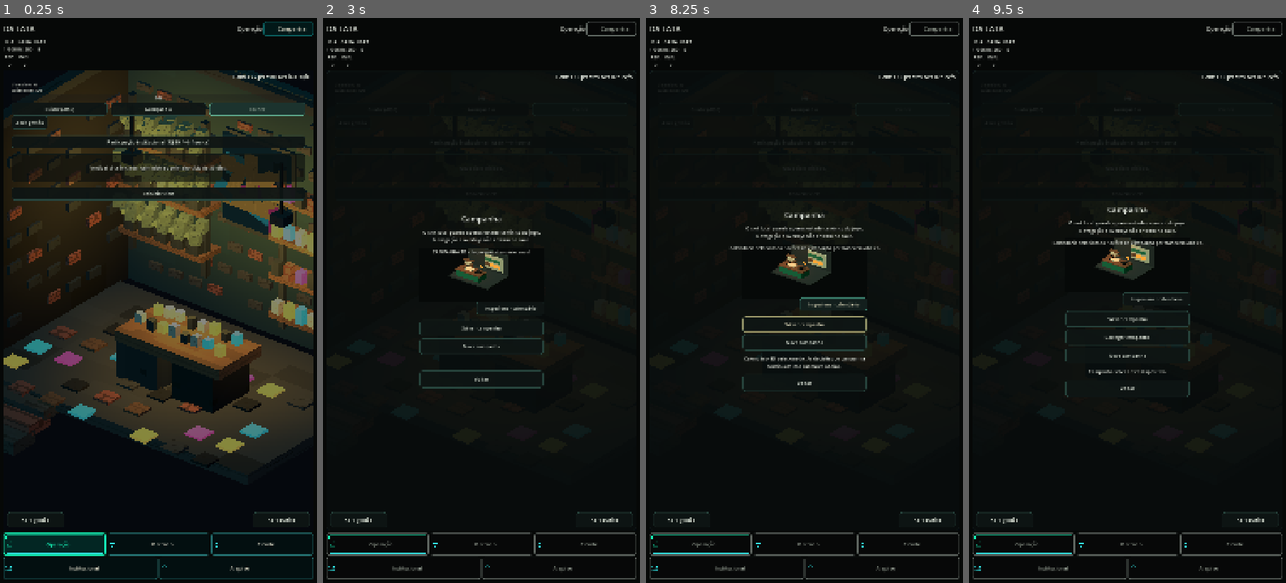
Above: before the commit, frames 1-4 (left to right).
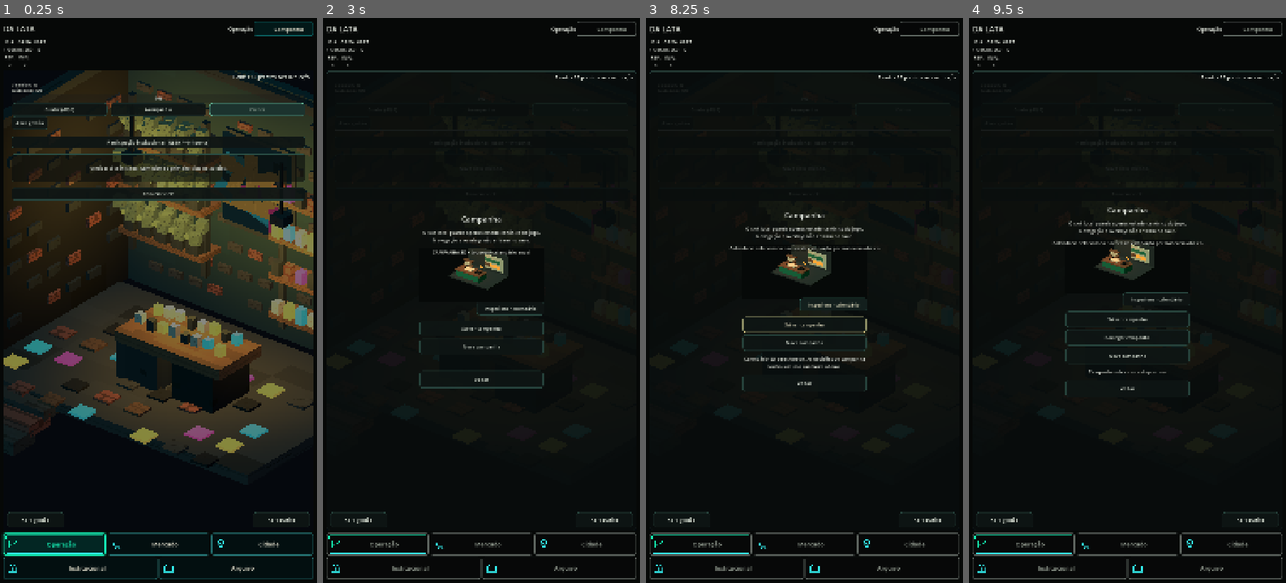
Above: after the commit, the same moments.

Repository: az1nn/growing-rio
Game: Godot game, scene res://scenes/shell/game_shell.tscn
The game is run twice, just before and just after one commit, with the same random seed, the same clock (stepped at 60 frames per second) and the same inputs.
Inputs:
- Up to frame 1 (0.25 s): no input
- Up to frame 2 (3 s): click "Reiniciar ciclo" at 0.5 s; click "Reiniciar ciclo" at 1.25 s; click "Reiniciar ciclo" at 2 s; click "Campanha" at 2.75 s
- Up to frame 3 (8.25 s): click "Abrir gestão" at 3.5 s; click "Abrir cultivo" at 4.25 s; click "Cuidar (-R$5)" at 5 s; click "Avançar dia" at 5.75 s; click "Abrir gestão" at 6.5 s; click "Participação institucional (-…" at 7.25 s; click "Inspecionar calendário" at 8 s
- Up to frame 4 (9.5 s): click "Salvar campanha" at 8.75 s

The runs differ from the first frame. In frame 1, 2.1% of the frame differs, in the area x 1-99%, y 0-99%; in frame 2, 1.8%; in frame 3, 2.3%; in frame 4, 2.1%.

Commit message:
fix(ui): polish approved Market icons and control scale

Diff:
--- a/scenes/ui/v1/dalata_button.gd
+++ b/scenes/ui/v1/dalata_button.gd
@@ -126,7 +126,7 @@
     add_theme_color_override("font_disabled_color", Tokens.TEXT_MUTED)
     add_theme_font_size_override(
         "font_size",
-        20 if role == Role.PRIMARY else 18
+        22 if role == Role.PRIMARY else (24 if role == Role.UTILITY else 19)
     )
 
 func _apply_navigation_theme() -> void:
@@ -180,7 +180,7 @@
     add_theme_color_override("font_pressed_color", text_color)
     add_theme_color_override("font_focus_color", text_color)
     add_theme_color_override("font_disabled_color", Tokens.TEXT_MUTED)
-    add_theme_font_size_override("font_size", 17)
+    add_theme_font_size_override("font_size", 21)
 
 func _nav_style(background: Color, border: Color, selected: bool, pressed: bool) -> StyleBoxFlat:
     var style := StyleBoxFlat.new()
@@ -194,13 +194,13 @@
     style.corner_radius_top_right = 7
     style.corner_radius_bottom_left = 7
     style.corner_radius_bottom_right = 7
-    style.content_margin_left = 32.0 + (1.0 if pressed else 0.0)
+    style.content_margin_left = 54.0 + (1.0 if pressed else 0.0)
     style.content_margin_right = 9.0
     style.content_margin_top = 9.0 + (1.0 if pressed else 0.0)
     style.content_margin_bottom = 9.0
     if selected:
         style.shadow_color = Color(Tokens.NEON_MINT, 0.30)
-        style.shadow_size = 4
+        style.shadow_size = 6
     return style
 
 func _style(
@@ -223,6 +223,9 @@
         Role.SECONDARY:
             bottom += 2
         Role.UTILITY:
+            left += 1
+            top += 1
+            right += 1
             bottom += 2
         Role.DANGER_RISK:
             left += 4
@@ -242,8 +245,8 @@
     style.corner_radius_top_right = Tokens.CORNER_RADIUS
     style.corner_radius_bottom_left = Tokens.CORNER_RADIUS
     style.corner_radius_bottom_right = Tokens.CORNER_RADIUS
-    style.content_margin_left = 48.0 + (2.0 if pressed else 0.0)
-    style.content_margin_right = 28.0
+    style.content_margin_left = 68.0 + (2.0 if pressed else 0.0)
+    style.content_margin_right = 34.0
     style.content_margin_top = 12.0 + (2.0 if pressed else 0.0)
     style.content_margin_bottom = 12.0
     if role == Role.UTILITY:
@@ -274,19 +277,31 @@
         return
 
     var accent := Tokens.NEON_MINT
+    var cyan := Tokens.CYAN_SYSTEM
     var mid_y := size.y * 0.5
-    var left_x := 18.0
+    var left_x := 26.0
+    var icon_scale := clampf(size.y / 58.0, 0.95, 1.45)
+
     if String(semantic_action_id).contains("contracts"):
-        draw_rect(Rect2(left_x, mid_y - 11.0, 18.0, 22.0), Color.TRANSPARENT, false, 2.0)
-        draw_line(Vector2(left_x + 4.0, mid_y - 4.0), Vector2(left_x + 14.0, mid_y - 4.0), accent, 2.0, true)
-        draw_line(Vector2(left_x + 4.0, mid_y + 2.0), Vector2(left_x + 14.0, mid_y + 2.0), accent, 2.0, true)
-        draw_line(Vector2(left_x + 4.0, mid_y + 8.0), Vector2(left_x + 11.0, mid_y + 8.0), accent, 2.0, true)
+        var w := 22.0 * icon_scale
+        var h := 27.0 * icon_scale
+        var rect := Rect2(left_x, mid_y - h * 0.5, w, h)
+        draw_rect(rect, accent, false, 2.4, true)
+        draw_line(rect.position + Vector2(5, 8) * icon_scale, rect.position + Vector2(17, 8) * icon_scale, accent, 2.2, true)
+        draw_line(rect.position + Vector2(5, 14) * icon_scale, rect.position + Vector2(17, 14) * icon_scale, accent, 2.2, true)
+        draw_line(rect.position + Vector2(5, 20) * icon_scale, rect.position + Vector2(14, 20) * icon_scale, accent, 2.2, true)
     elif String(semantic_action_id).contains("buyers"):
-        draw_circle(Vector2(left_x + 8.0, mid_y - 6.0), 4.0, accent)
-        draw_circle(Vector2(left_x + 19.0, mid_y - 4.0), 3.0, accent)
-        draw_arc(Vector2(left_x + 9.0, mid_y + 8.0), 9.0, PI, TAU, 20, accent, 3.0, true)
-        draw_arc(Vector2(left_x + 20.0, mid_y + 8.0), 6.0, PI, TAU, 16, accent, 2.0, true)
-
-    var x := size.x - 14.0
-    draw_line(Vector2(x - 5.0, mid_y - 6.0), Vector2(x, mid_y), accent, 2.0, true)
-    draw_line(Vector2(x, mid_y), Vector2(x - 5.0, mid_y + 6.0), accent, 2.0, true)
+        var c1 := Vector2(left_x + 9.0 * icon_scale, mid_y - 7.0 * icon_scale)
+        var c2 := Vector2(left_x + 23.0 * icon_scale, mid_y - 4.0 * icon_scale)
+        draw_circle(c1, 5.2 * icon_scale, accent, true, -1.0, true)
+        draw_circle(c2, 4.1 * icon_scale, accent, true, -1.0, true)
+        draw_arc(Vector2(left_x + 10.0 * icon_scale, mid_y + 10.0 * icon_scale), 11.0 * icon_scale, PI, TAU, 24, accent, 3.2, true)
+        draw_arc(Vector2(left_x + 24.0 * icon_scale, mid_y + 10.0 * icon_scale), 8.0 * icon_scale, PI, TAU, 20, accent, 2.8, true)
+
+    # restrained inner neon rail: enough depth to match the approved art without becoming a panel.
+    draw_line(Vector2(8.0, 7.0), Vector2(size.x - 8.0, 7.0), Color(cyan, 0.34), 1.2, true)
+    draw_line(Vector2(8.0, size.y - 7.0), Vector2(size.x - 8.0, size.y - 7.0), Color(accent, 0.26), 1.2, true)
+
+    var x := size.x - 18.0
+    draw_line(Vector2(x - 7.0, mid_y - 8.0), Vector2(x, mid_y), accent, 2.8, true)
+    draw_line(Vector2(x, mid_y), Vector2(x - 7.0, mid_y + 8.0), accent, 2.8, true)
--- a/scenes/ui/v1/dalata_nav_tab.gd
+++ b/scenes/ui/v1/dalata_nav_tab.gd
@@ -20,36 +20,36 @@
     if not is_selected():
         return
 
-    draw_line(Vector2(10.0, 5.0), Vector2(size.x - 10.0, 5.0), UITokens.NEON_MINT, 2.0, true)
-    draw_line(Vector2(10.0, size.y - 6.0), Vector2(size.x - 10.0, size.y - 6.0), UITokens.CYAN_SYSTEM, 2.0, true)
-    draw_line(Vector2(8.0, 8.0), Vector2(8.0, 18.0), UITokens.NEON_MINT, 2.0, true)
-    draw_line(Vector2(8.0, 8.0), Vector2(18.0, 8.0), UITokens.NEON_MINT, 2.0, true)
+    draw_line(Vector2(10.0, 5.0), Vector2(size.x - 10.0, 5.0), UITokens.NEON_MINT, 2.4, true)
+    draw_line(Vector2(10.0, size.y - 6.0), Vector2(size.x - 10.0, size.y - 6.0), UITokens.CYAN_SYSTEM, 2.4, true)
+    draw_line(Vector2(8.0, 8.0), Vector2(8.0, 20.0), UITokens.NEON_MINT, 2.0, true)
+    draw_line(Vector2(8.0, 8.0), Vector2(20.0, 8.0), UITokens.NEON_MINT, 2.0, true)
 
 func _draw_destination_icon(color: Color) -> void:
     var id := String(semantic_action_id)
-    var c := Vector2(18.0, size.y * 0.5)
+    var c := Vector2(32.0, size.y * 0.5)
+    var s := clampf(size.y / 64.0, 0.95, 1.35)
+
     if id.ends_with("operation"):
-        draw_line(c + Vector2(-8, 7), c + Vector2(-8, -7), color, 2.0, true)
-        draw_line(c + Vector2(-8, 7), c + Vector2(8, 7), color, 2.0, true)
-        draw_polyline(PackedVector2Array([c + Vector2(-6, 3), c + Vector2(-1, -2), c + Vector2(3, 0), c + Vector2(8, -7)]), color, 2.0, true)
+        draw_line(c + Vector2(-11, 9) * s, c + Vector2(-11, -9) * s, color, 2.4, true)
+        draw_line(c + Vector2(-11, 9) * s, c + Vector2(11, 9) * s, color, 2.4, true)
+        draw_polyline(PackedVector2Array([c + Vector2(-9, 4) * s, c + Vector2(-3, -2) * s, c + Vector2(2, 1) * s, c + Vector2(10, -8) * s]), color, 2.6, true)
     elif id.ends_with("market"):
-        draw_line(c + Vector2(-8, -6), c + Vector2(-5, 5), color, 2.0, true)
-        draw_line(c + Vector2(-6, -3), c + Vector2(8, -3), color, 2.0, true)
-        draw_line(c + Vector2(-4, 5), c + Vector2(6, 5), color, 2.0, true)
-        draw_circle(c + Vector2(-2, 9), 1.8, color)
-        draw_circle(c + Vector2(6, 9), 1.8, color)
+        draw_line(c + Vector2(-11, -8) * s, c + Vector2(-7, 6) * s, color, 2.6, true)
+        draw_line(c + Vector2(-9, -5) * s, c + Vector2(11, -5) * s, color, 2.6, true)
+        draw_line(c + Vector2(-7, 6) * s, c + Vector2(8, 6) * s, color, 2.6, true)
+        draw_circle(c + Vector2(-3, 11) * s, 2.2 * s, color, true, -1.0, true)
+        draw_circle(c + Vector2(8, 11) * s, 2.2 * s, color, true, -1.0, true)
     elif id.ends_with("city"):
-        draw_circle(c + Vector2(0, -3), 6.0, Color.TRANSPARENT, false, 2.0)
-        draw_circle(c + Vector2(0, -3), 2.0, color)
-        draw_line(c + Vector2(-4, 2), c + Vector2(0, 9), color, 2.0, true)
-        draw_line(c + Vector2(4, 2), c + Vector2(0, 9), color, 2.0, true)
+        draw_circle(c + Vector2(0, -4) * s, 8.0 * s, color, false, 2.5, true)
+        draw_circle(c + Vector2(0, -4) * s, 2.5 * s, color, true, -1.0, true)
+        draw_line(c + Vector2(-5, 2) * s, c + Vector2(0, 12) * s, color, 2.5, true)
+        draw_line(c + Vector2(5, 2) * s, c + Vector2(0, 12) * s, color, 2.5, true)
     elif id.ends_with("institutional"):
-        draw_polyline(PackedVector2Array([c + Vector2(-9,-4), c + Vector2(0,-9), c + Vector2(9,-4)]), color, 2.0, true)
-        for x in [-6.0, 0.0, 6.0]:
-            draw_line(c + Vector2(x,-2), c + Vector2(x,7), color, 2.0, true)
-        draw_line(c + Vector2(-9,8), c + Vector2(9,8), color, 2.0, true)
+        draw_polyline(PackedVector2Array([c + Vector2(-12,-5) * s, c + Vector2(0,-12) * s, c + Vector2(12,-5) * s]), color, 2.4, true)
+        for x in [-8.0, 0.0, 8.0]:
+            draw_line(c + Vector2(x,-3) * s, c + Vector2(x,9) * s, color, 2.4, true)
+        draw_line(c + Vector2(-12,10) * s, c + Vector2(12,10) * s, color, 2.4, true)
     elif id.ends_with("archive"):
-        draw_rect(Rect2(c + Vector2(-9,-5), Vector2(18,13)), Color.TRANSPARENT, false, 2.0)
-        draw_line(c + Vector2(-8,-5), c + Vector2(-3,-9), color, 2.0, true)
-        draw_line(c + Vector2(-3,-9), c + Vector2(3,-9), color, 2.0, true)
-        draw_line(c + Vector2(3,-9), c + Vector2(6,-5), color, 2.0, true)
+        draw_rect(Rect2(c + Vector2(-12,-6) * s, Vector2(24,16) * s), color, false, 2.4, true)
+        draw_polyline(PackedVector2Array([c + Vector2(-11,-6) * s, c + Vector2(-5,-11) * s, c + Vector2(3,-11) * s, c + Vector2(7,-6) * s]), color, 2.4, true)
